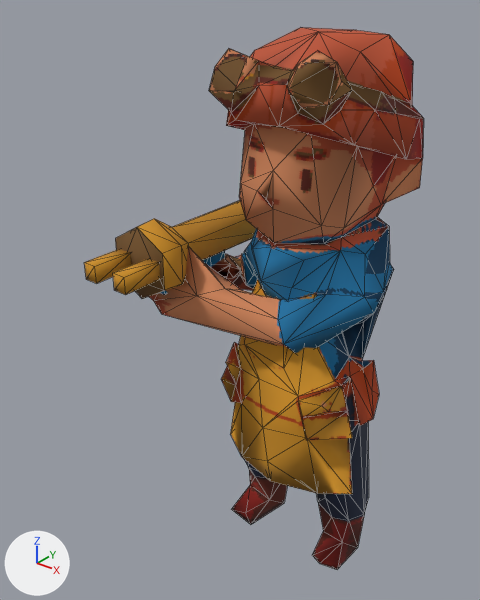
Renders of the glTF model pit-art/models/lowpoly/hero_tinker_layered.glb from each side of a commit.
Both versions are drawn from a camera (50 mm lens) standing at (0.604, -0.941, 1.067) and looking at (-0.072, -0.097, 0.543). Arrows for +X, +Y and +Z are at lower left; the lights stay in place. The first picture is the older version. Mesh edges are drawn as thin lines. Vertices at exactly the same position are counted once.

In view in the first picture: 'hero_tinker'.
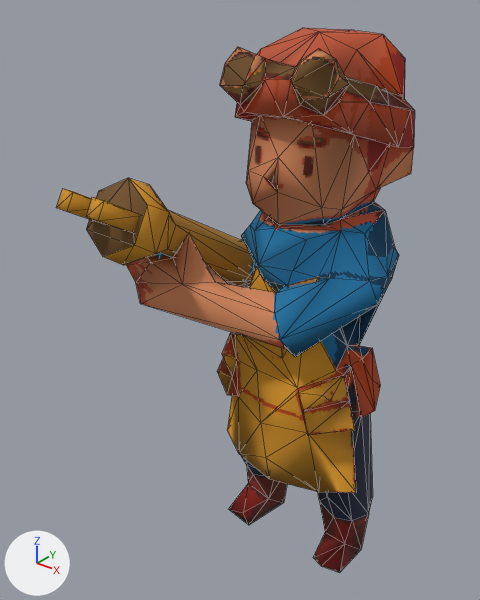
Location of each change, [x1, y1, x2, y2] in pixels of the pictures (480 x 600 px; the box of a moved part takes in the faces that stretch with it):
'hero_tinker', reshaped: before [84, 27, 424, 569]; after [56, 28, 415, 572]
part 1 of me_geometry_0_001, moved or reshaped: before [84, 249, 131, 283]; after [56, 189, 104, 224]
part 2 of me_geometry_0_001, moved or reshaped: before [113, 259, 160, 295]; after [86, 197, 140, 233]
part 3 of me_geometry_0_001, moved or reshaped (not visible afterwards): before [202, 251, 225, 267]
part 4 of me_geometry_0_001, moved or reshaped (mostly hidden): before [160, 290, 167, 295]; after [155, 252, 173, 258]
part 5 of me_geometry_0_001, moved or reshaped: before [115, 27, 424, 569]; after [86, 28, 415, 572]

Patch to the scene script:
```diff
--- a/pit-art/models/lowpoly/hero_tinker_layered.glb.py
+++ b/pit-art/models/lowpoly/hero_tinker_layered.glb.py
@@ me_geometry_0_001 @@
 # used by ob_hero_tinker; location = (0.0, 0.0, 0.0)
-me_geometry_0_001.from_pydata(...)  # 389 vertices, 754 faces; spans x -0.246..0.185, y -0.325..0.176, z 0.0..0.994
+me_geometry_0_001.from_pydata(...)  # 389 vertices, 754 faces; spans x -0.251..0.184, y -0.365..0.155, z 0.0..0.994
+# me_geometry_0_001 part 1: the loose piece of 8 vertices spanning x -0.209..-0.183, y -0.325..-0.245, z 0.625..0.655 is turned -30 degrees about the x axis through its middle, then moved by (0.001, -0.038, 0.11)
+# me_geometry_0_001 part 2: the loose piece of 8 vertices spanning x -0.141..-0.115, y -0.325..-0.245, z 0.625..0.655 is turned -30 degrees about the x axis through its middle, then moved by (0.001, -0.038, 0.11)
+# me_geometry_0_001 part 3: the loose piece of 8 vertices spanning x -0.179..-0.145, y -0.09..-0.05, z 0.545..0.615 is turned -30 degrees about the x axis through its middle, then moved by (0.001, -0.04, -0.023)
+# me_geometry_0_001 part 4: the loose piece of 8 vertices spanning x -0.187..-0.137, y -0.22..-0.16, z 0.58..0.61 is turned -30 degrees about the x axis through its middle, then moved by (0.001, -0.016, 0.035)
+# me_geometry_0_001 part 5: 357 of 389 vertices moved; they spanned x -0.246..0.185, y -0.25..0.176, z 0.0..0.994 and now span x -0.251..0.184, y -0.325..0.155, z 0.0..0.994; mean shift (0.0, -0.01, 0.014); largest move (-0.162, -0.25, 0.576) -> (-0.161, -0.325, 0.677)
 me_geometry_0_001.materials.append(mat_lowpoly)
```
